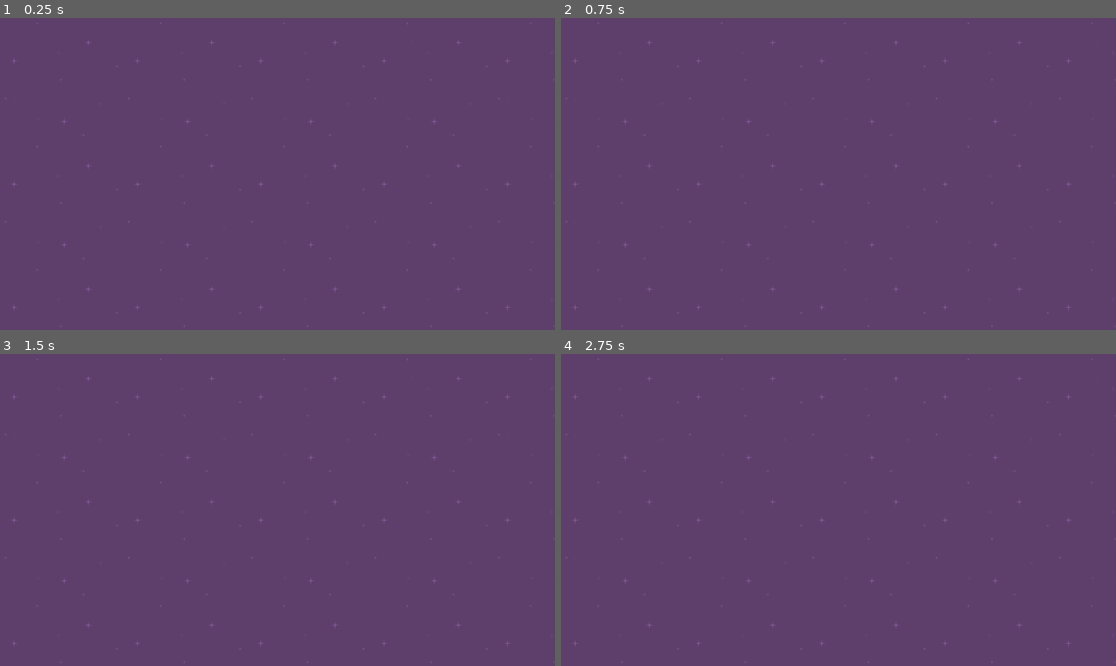
Above: before the commit, frames 1-4 (two rows, left to right).
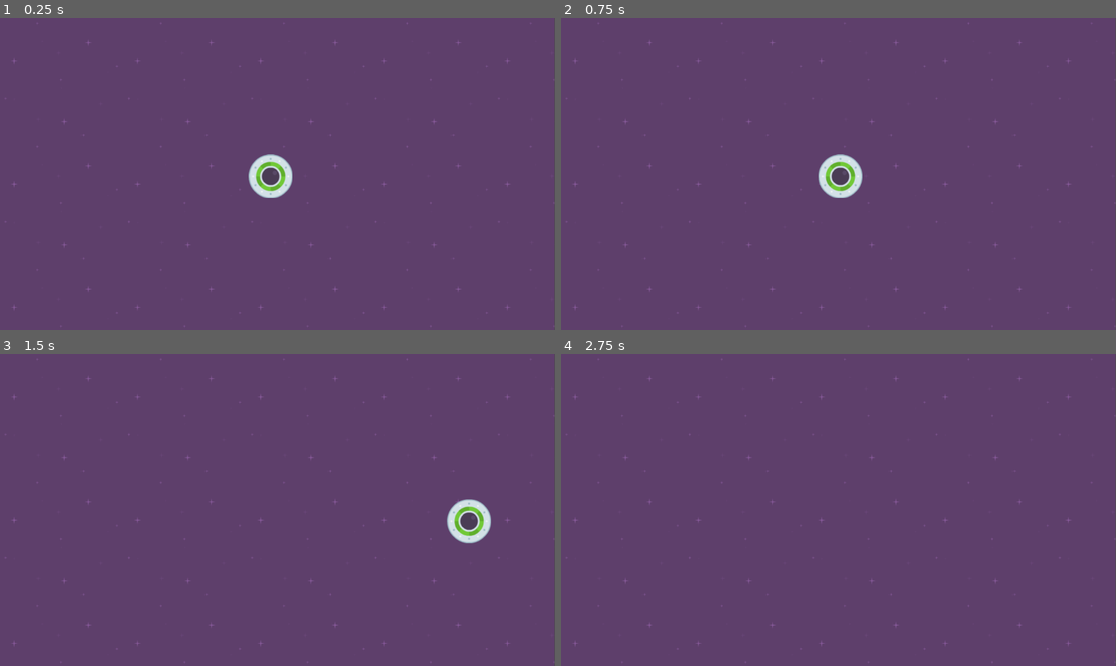
Above: after the commit, the same moments.

Repository: maxdavidse1976/godot-speedy-saucer
Game: Godot game, scene res://level_1.tscn
Same seed, same stepped clock (60 frames per second), same inputs: the game is played once before the commit and once after it.
Inputs:
- Up to frame 1 (0.25 s): no input
- Up to frame 2 (0.75 s): tap Enter at 0.5 s; hold Right (move_right, bound only after the commit) from 0.53 s (still down)
- Up to frame 3 (1.5 s): release Right (move_right, bound only after the commit) at 1.28 s; hold Down (move_down, bound only after the commit) from 1.28 s (still down)
- Up to frame 4 (2.75 s): release Down (move_down, bound only after the commit) at 2.03 s; hold Right (move_right, bound only after the commit) from 2.03 s (still down)

The runs differ from the first frame. In frame 1, 0.8% of the frame differs, in the area x 44-53%, y 43-58%; in frame 2, 0.8%; in frame 3, 0.8%, in the area x 80-89%, y 46-61%; in frame 4, nothing differs.

Commit message:
Added player movement controls

Diff:
--- /dev/null
+++ b/Scripts/level.gd
@@ -0,0 +1,4 @@
+extends Node2D
+
+func _ready():
+	pass
--- /dev/null
+++ b/Scripts/player.gd
@@ -0,0 +1,13 @@
+extends RigidBody2D
+
+var force = 1000
+
+func _physics_process(delta):
+	if Input.is_action_pressed("move_right"):
+		apply_force(Vector2(force, 0))
+	if Input.is_action_pressed("move_left"):
+		apply_force(Vector2(-force, 0))
+	if Input.is_action_pressed("move_up"):
+		apply_force(Vector2(0, -force))
+	if Input.is_action_pressed("move_down"):
+		apply_force(Vector2(0, force))
--- a/level_1.tscn
+++ b/level_1.tscn
@@ -1,11 +1,19 @@
-[gd_scene load_steps=2 format=3 uid="uid://baajgs2lh777c"]
+[gd_scene load_steps=4 format=3 uid="uid://baajgs2lh777c"]
 
+[ext_resource type="Script" path="res://Scripts/level.gd" id="1_1rvwk"]
 [ext_resource type="Texture2D" uid="uid://invewosygt0p" path="res://Art/purple.png" id="1_v80wm"]
+[ext_resource type="PackedScene" uid="uid://2ebhojkvojbi" path="res://player.tscn" id="2_dnhck"]
 
 [node name="Level1" type="Node2D"]
+script = ExtResource("1_1rvwk")
 
 [node name="Background" type="TextureRect" parent="."]
+z_index = -100
 offset_right = 1151.0
 offset_bottom = 653.0
 texture = ExtResource("1_v80wm")
 stretch_mode = 1
+
+[node name="Player" parent="." instance=ExtResource("2_dnhck")]
+z_index = 1
+position = Vector2(562, 329)
--- a/player.tscn
+++ b/player.tscn
@@ -1,10 +1,17 @@
-[gd_scene load_steps=2 format=3 uid="uid://2ebhojkvojbi"]
+[gd_scene load_steps=4 format=3 uid="uid://2ebhojkvojbi"]
 
 [ext_resource type="Texture2D" uid="uid://mlixqb5ted12" path="res://Art/ufoGreen.png" id="1_71bwk"]
+[ext_resource type="Script" path="res://Scripts/player.gd" id="1_njtoh"]
+
+[sub_resource type="CircleShape2D" id="CircleShape2D_gq3c2"]
 
 [node name="Player" type="RigidBody2D"]
-position = Vector2(537, 297)
 gravity_scale = 0.0
+script = ExtResource("1_njtoh")
 
 [node name="Sprite2D" type="Sprite2D" parent="."]
 texture = ExtResource("1_71bwk")
+
+[node name="CollisionShape2D" type="CollisionShape2D" parent="."]
+scale = Vector2(4.68, 4.68)
+shape = SubResource("CircleShape2D_gq3c2")
--- a/project.godot
+++ b/project.godot
@@ -14,3 +14,38 @@
 run/main_scene="res://level_1.tscn"
 config/features=PackedStringArray("4.0", "Forward Plus")
 config/icon="res://icon.svg"
+
+[dotnet]
+
+project/assembly_name="Speedy Saucer"
+
+[input]
+
+move_right={
+"deadzone": 0.5,
+"events": [Object(InputEventKey,"resource_local_to_scene":false,"resource_name":"","device":0,"window_id":0,"alt_pressed":false,"shift_pressed":false,"ctrl_pressed":false,"meta_pressed":false,"pressed":false,"keycode":0,"physical_keycode":4194321,"key_label":0,"unicode":0,"echo":false,"script":null)
+, Object(InputEventJoypadMotion,"resource_local_to_scene":false,"resource_name":"","device":-1,"axis":0,"axis_value":1.0,"script":null)
+, Object(InputEventKey,"resource_local_to_scene":false,"resource_name":"","device":-1,"window_id":0,"alt_pressed":false,"shift_pressed":false,"ctrl_pressed":false,"meta_pressed":false,"pressed":false,"keycode":0,"physical_keycode":68,"key_label":0,"unicode":100,"echo":false,"script":null)
+]
+}
+move_left={
+"deadzone": 0.5,
+"events": [Object(InputEventKey,"resource_local_to_scene":false,"resource_name":"","device":0,"window_id":0,"alt_pressed":false,"shift_pressed":false,"ctrl_pressed":false,"meta_pressed":false,"pressed":false,"keycode":0,"physical_keycode":4194319,"key_label":0,"unicode":0,"echo":false,"script":null)
+, Object(InputEventJoypadMotion,"resource_local_to_scene":false,"resource_name":"","device":-1,"axis":0,"axis_value":-1.0,"script":null)
+, Object(InputEventKey,"resource_local_to_scene":false,"resource_name":"","device":-1,"window_id":0,"alt_pressed":false,"shift_pressed":false,"ctrl_pressed":false,"meta_pressed":false,"pressed":false,"keycode":0,"physical_keycode":65,"key_label":0,"unicode":97,"echo":false,"script":null)
+]
+}
+move_up={
+"deadzone": 0.5,
+"events": [Object(InputEventKey,"resource_local_to_scene":false,"resource_name":"","device":0,"window_id":0,"alt_pressed":false,"shift_pressed":false,"ctrl_pressed":false,"meta_pressed":false,"pressed":false,"keycode":0,"physical_keycode":4194320,"key_label":0,"unicode":0,"echo":false,"script":null)
+, Object(InputEventJoypadMotion,"resource_local_to_scene":false,"resource_name":"","device":-1,"axis":1,"axis_value":-1.0,"script":null)
+, Object(InputEventKey,"resource_local_to_scene":false,"resource_name":"","device":-1,"window_id":0,"alt_pressed":false,"shift_pressed":false,"ctrl_pressed":false,"meta_pressed":false,"pressed":false,"keycode":0,"physical_keycode":87,"key_label":0,"unicode":119,"echo":false,"script":null)
+]
+}
+move_down={
+"deadzone": 0.5,
+"events": [Object(InputEventKey,"resource_local_to_scene":false,"resource_name":"","device":0,"window_id":0,"alt_pressed":false,"shift_pressed":false,"ctrl_pressed":false,"meta_pressed":false,"pressed":false,"keycode":0,"physical_keycode":4194322,"key_label":0,"unicode":0,"echo":false,"script":null)
+, Object(InputEventJoypadMotion,"resource_local_to_scene":false,"resource_name":"","device":-1,"axis":1,"axis_value":1.0,"script":null)
+, Object(InputEventKey,"resource_local_to_scene":false,"resource_name":"","device":-1,"window_id":0,"alt_pressed":false,"shift_pressed":false,"ctrl_pressed":false,"meta_pressed":false,"pressed":false,"keycode":0,"physical_keycode":83,"key_label":0,"unicode":115,"echo":false,"script":null)
+]
+}
